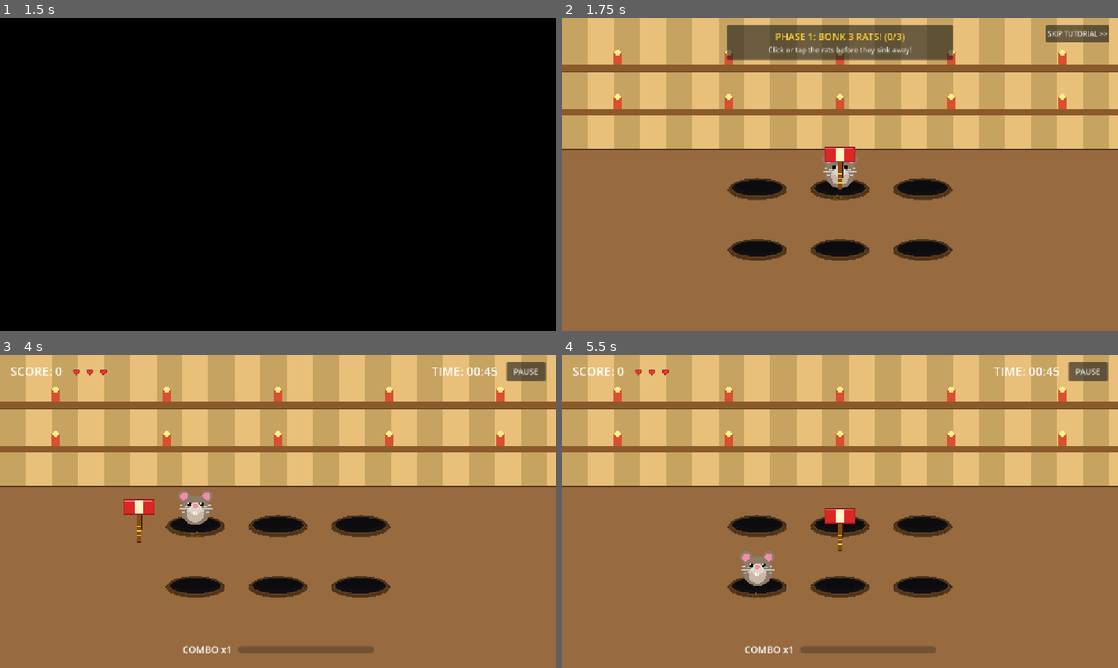
Above: before the commit, frames 1-4 (two rows, left to right).
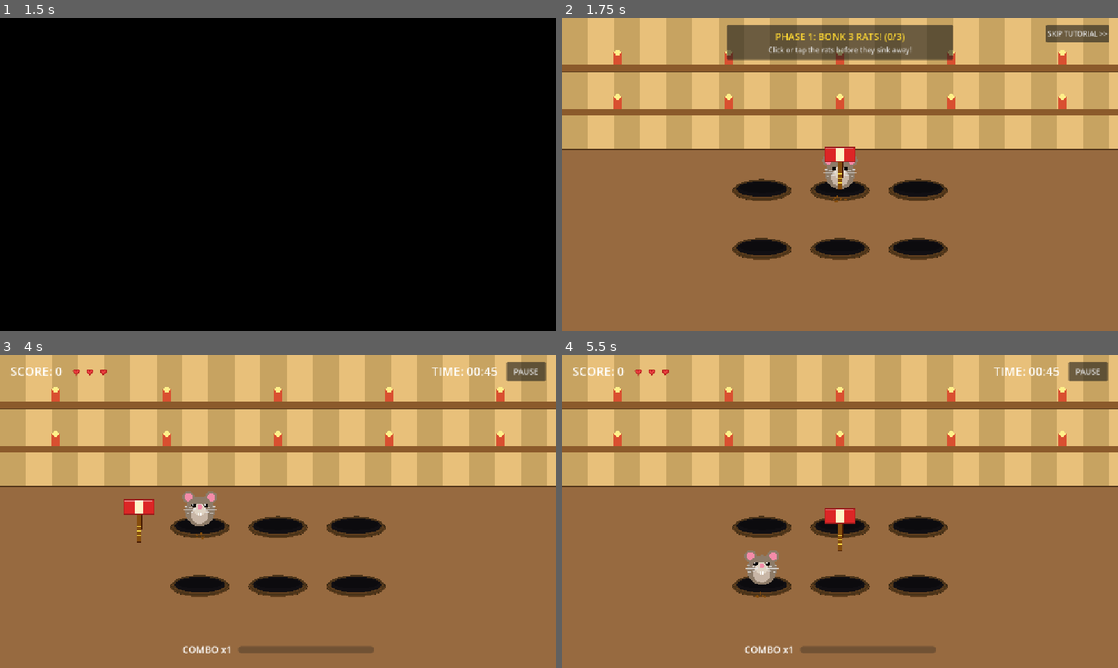
Above: after the commit, the same moments.

Repository: Parasaran-Python/bonk-the-rat
Game: Godot game, scene res://src/screens/splash.tscn
Two runs of this game, one before a commit and one after it. Both use one fixed random seed, a clock stepped at 60 frames per second and the inputs below.
Inputs (mouse positions are in pixels of both pictures, inside the frame that each line leads up to):
- Up to frame 1 (1.5 s): tap Enter at 0.5 s; move the mouse to (400, 158) at 0.52 s; click (400, 158) at 0.67 s; click "PLAY CAMPAIGN" at 1.25 s
- Up to frame 2 (1.75 s): no input
- Up to frame 3 (4 s): click "SKIP TUTORIAL >>" at 2 s; click "ZONE 1: PANTRY STARS: 0 / 15" at 2.75 s; click "LEVEL 1" at 3.5 s
- Up to frame 4 (5.5 s): click "PAUSE" at 4.25 s; click "RESTART" at 5 s

Frame 1 is identical in both runs. In frame 2, 1.3% of the frame differs, in the area x 29-71%, y 44-78%; in frame 3, 1.6%, in the area x 29-71%, y 43-78%; in frame 4, 1.5%.

Commit message:
feat(board): support dynamic 5x3 grid auto-scaling and responsive layout

Diff:
--- a/src/game/board.gd
+++ b/src/game/board.gd
@@ -84,13 +84,13 @@
 	if vp_size.x <= 0 or vp_size.y <= 0:
 		vp_size = Vector2(1280, 720)
 
-	var base_spacing_x := 190.0
-	var base_spacing_y := 140.0
+	var base_spacing_x := 180.0
+	var base_spacing_y := 135.0
 	var total_w := float(cols - 1) * base_spacing_x + 180.0
 	var total_h := float(rows - 1) * base_spacing_y + 140.0
 
-	var max_w := vp_size.x * 0.90
-	var max_h := vp_size.y * 0.52
+	var max_w := vp_size.x * 0.92
+	var max_h := vp_size.y * 0.54
 	var scale_w := max_w / total_w if total_w > max_w else 1.0
 	var scale_h := max_h / total_h if total_h > max_h else 1.0
 	_board_scale = minf(1.0, minf(scale_w, scale_h))
--- a/tests/smoke_board.gd
+++ b/tests/smoke_board.gd
@@ -13,6 +13,7 @@
 	for i in range(120): # ~2 simulated seconds of frames
 		board._process(1.0 / 60.0)
 	ok(board.get_child_count() > 2, "board populated children")
+	ok(board._board_scale > 0.0 and board._board_scale <= 1.0, "board scale initialized")
 	var spawned := 0
 	for h in board._holes:
 		if h.occupied():
--- a/tests/test_responsive.gd
+++ b/tests/test_responsive.gd
@@ -28,6 +28,21 @@
 		ok(h.position.y >= 0.0, "hole y >= 0")
 		ok(h.scale.x > 0.0 and h.scale.y > 0.0, "hole has positive scale")
 
+	board.queue_free()
+
+func test_board_5x3_layout_fits_viewport() -> void:
+	var board: Node2D = load("res://src/game/board.tscn").instantiate()
+	if root != null:
+		root.add_child(board)
+	var cfg := LevelConfig.new()
+	cfg.grid_columns = 5
+	cfg.grid_rows = 3
+	board.setup(cfg)
+	board._reposition_holes()
+	eq(board._holes.size(), 15, "15 holes created")
+	for h in board._holes:
+		ok(h.position.x > 50.0 and h.position.x < 1230.0, "hole x inside screen bounds")
+		ok(h.position.y > 100.0 and h.position.y < 700.0, "hole y inside screen bounds")
 	board.queue_free()
 
 func test_zone_map_responsive_resizing() -> void:
